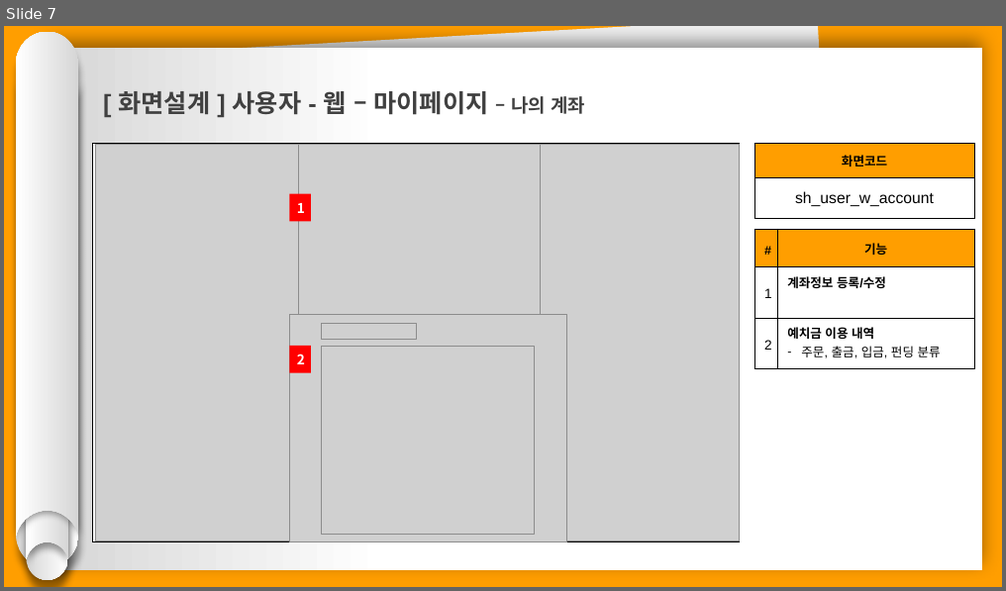
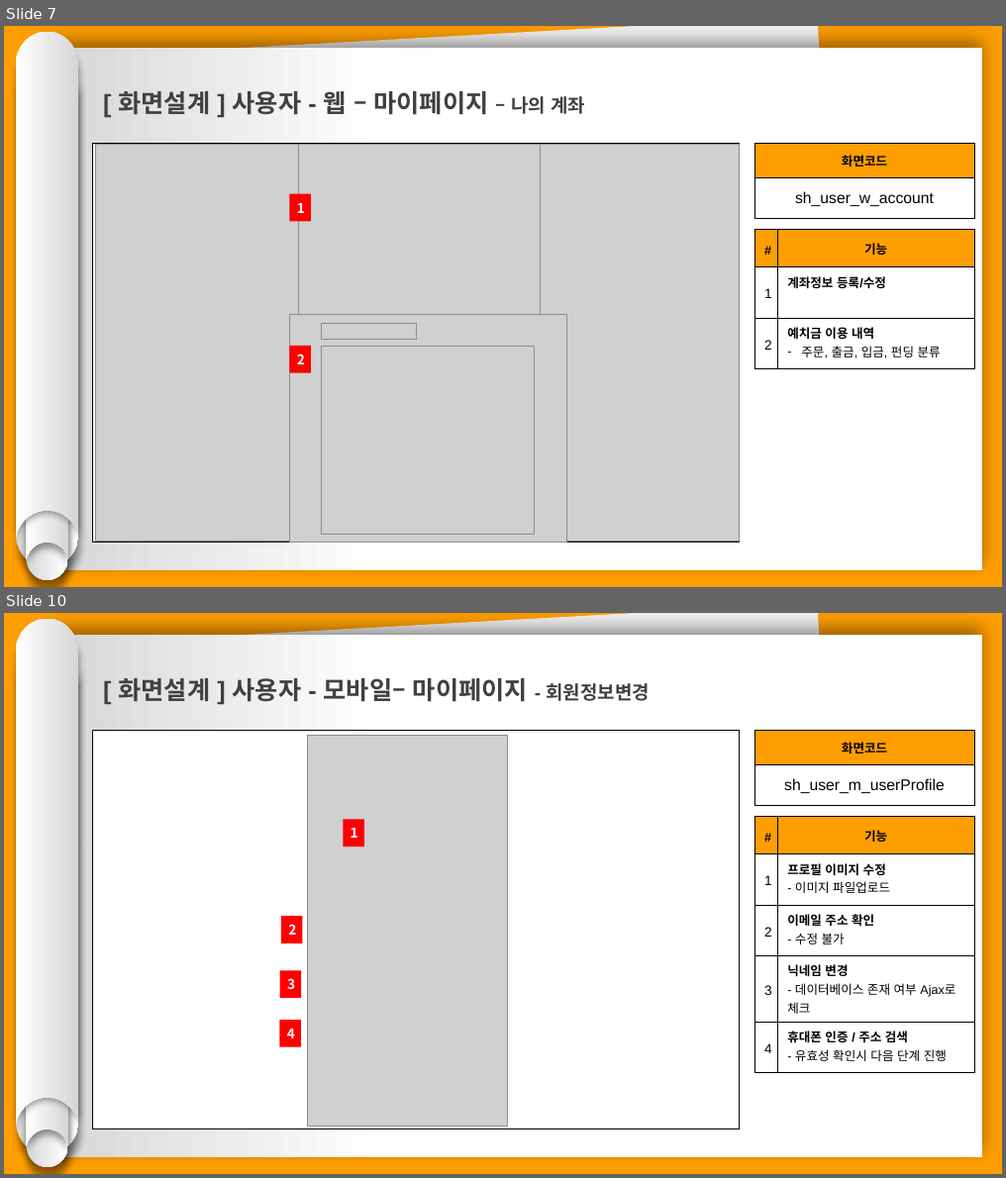
Before and after one commit to hhsw07/ezen-academy-projects, a slide deck: 0 발표용 파워포인트/project06 - 파워포인트 종합 - 서희.pptx. Shown one above the other, each under a label of ours: slide 7 before the commit, slides 7 and 10 after it; the slides between them are not shown. The pictures are 1006x591 and 1006x1178 pixels, drawn with LibreOffice and Linux fonts; fonts in the diff are those of the drawing; grey boxes stand for pictures. Boxes give left, top, right and bottom in pixels: in the first picture for what was removed or moved away, otherwise in the second. Text is boxed around its words. In the diff, an @@ line names an element or a change of style, - is before the commit and + after.

```diff
--- a/0 발표용 파워포인트/project06 - 파워포인트 종합 - 서희.pptx
+++ b/0 발표용 파워포인트/project06 - 파워포인트 종합 - 서희.pptx
@@ slide 10 added at (4,613,1002,1174), background #FF9E00 @@
@@ group added at (16,619,79,1167): 4 freeform shapes @@
@@ rectangle added at (48,635,983,1158), fill gradient #FFFFFF to #D7D7D7 @@
@@ rectangle added at (58,613,846,1154), fill #F2F2F2 @@
@@ text added at (119,678,648,702), 24 pt, text #404040, bold @@
+[ 화면설계 ] 사용자 - 모바일– 마이페이지 - 회원정보변경
@@ rectangle added at (92,731,739,1130), fill #FFFFFF, outline #000000 0.75 pt @@
@@ table added at (754,731,975,805), 2 rows, 1 columns @@
+화면코드
+sh_user_m_userProfile
@@ picture added at (307,735,508,1128) @@
@@ rectangle added at (344,820,364,848), fill #FF0000, 13 pt, text #FFFFFF, bold @@
+1
@@ table added at (754,816,975,1072), 5 rows, 2 columns @@
+# | 기능
+1 | 프로필 이미지 수정 / - 이미지 파일업로드
+2 | 이메일 주소 확인 / - 수정 불가
+3 | 닉네임 변경 / - 데이터베이스 존재 여부 Ajax로 체크
+4 | 휴대폰 인증 / 주소 검색 / - 유효성 확인시 다음 단계 진행
@@ rectangle added at (281,916,303,944), fill #FF0000, 13 pt, text #FFFFFF, bold @@
+2
@@ rectangle added at (280,970,302,998), fill #FF0000, 13 pt, text #FFFFFF, bold @@
+3
@@ rectangle added at (279,1020,301,1048), fill #FF0000, 13 pt, text #FFFFFF, bold @@
+4
```
Also in this commit, not shown: 2 slides changed, 6 other slides added.
